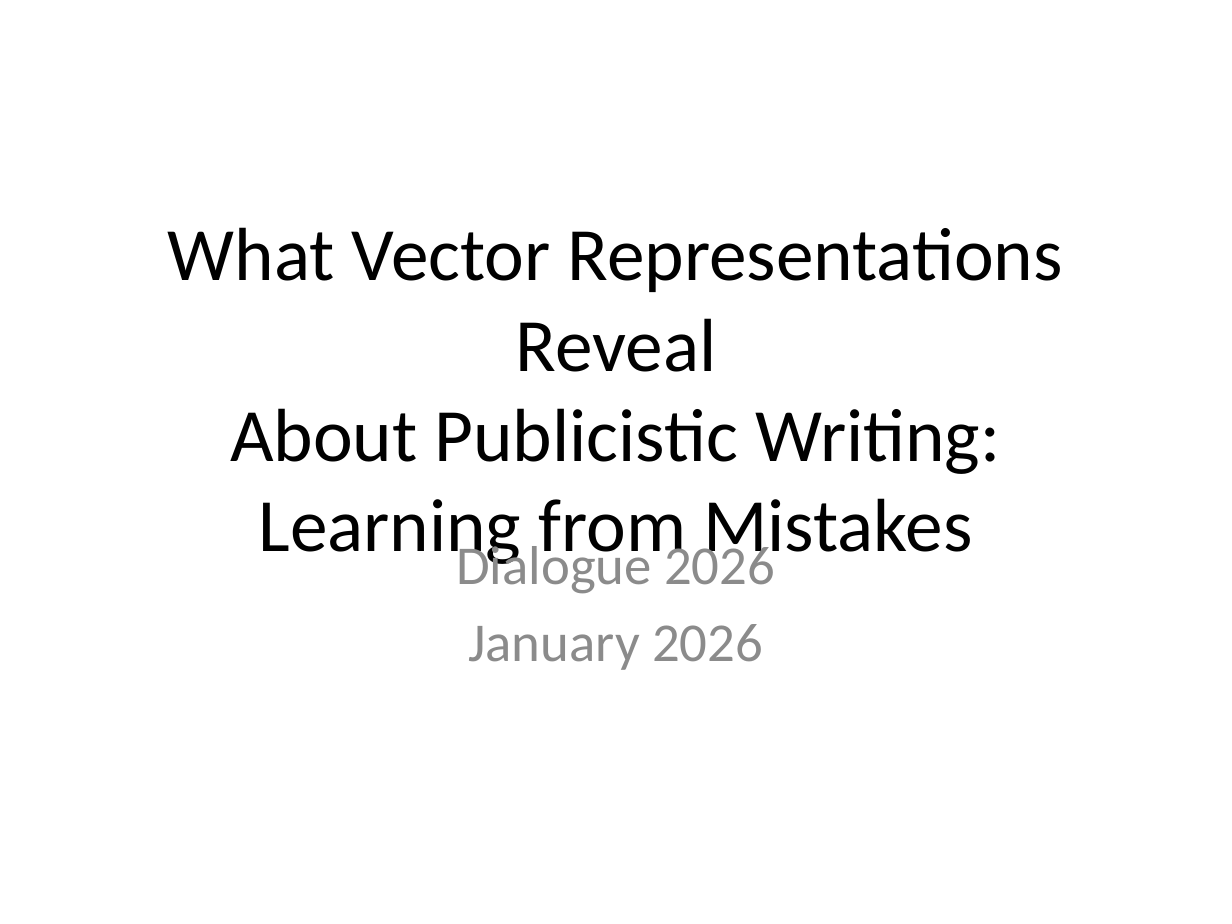
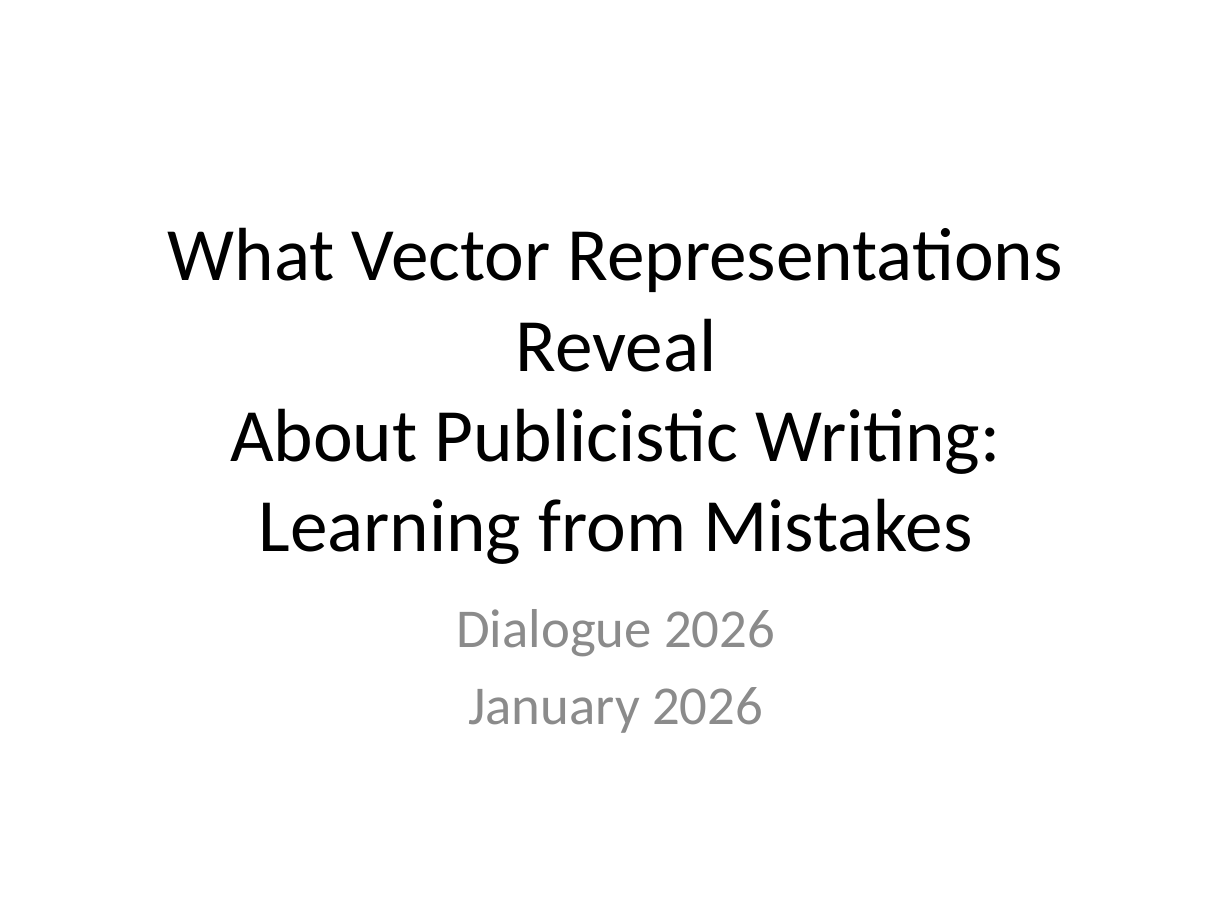
Before and after one commit to webnora/dialogue_2026, a slide deck: slide 1 of Dialogue_2026_Presentation.pptx. Drawn at 1232x924 pixels with LibreOffice and Linux fonts; fonts in the diff are those of the drawing. Boxes give left, top, right and bottom in pixels: in the first picture for what was removed or moved away, otherwise in the second. Text is boxed around its words. In the diff, an @@ line names an element or a change of style, - is before the commit and + after.

```diff
--- a/Dialogue_2026_Presentation.pptx
+++ b/Dialogue_2026_Presentation.pptx
@@ subtitle "Dialogue 2026" rewrapped from (456, 538, 775, 670) to (456, 609, 775, 733) @@
```
Also in this commit, not shown: 5 other slides changed, 1 other file.
